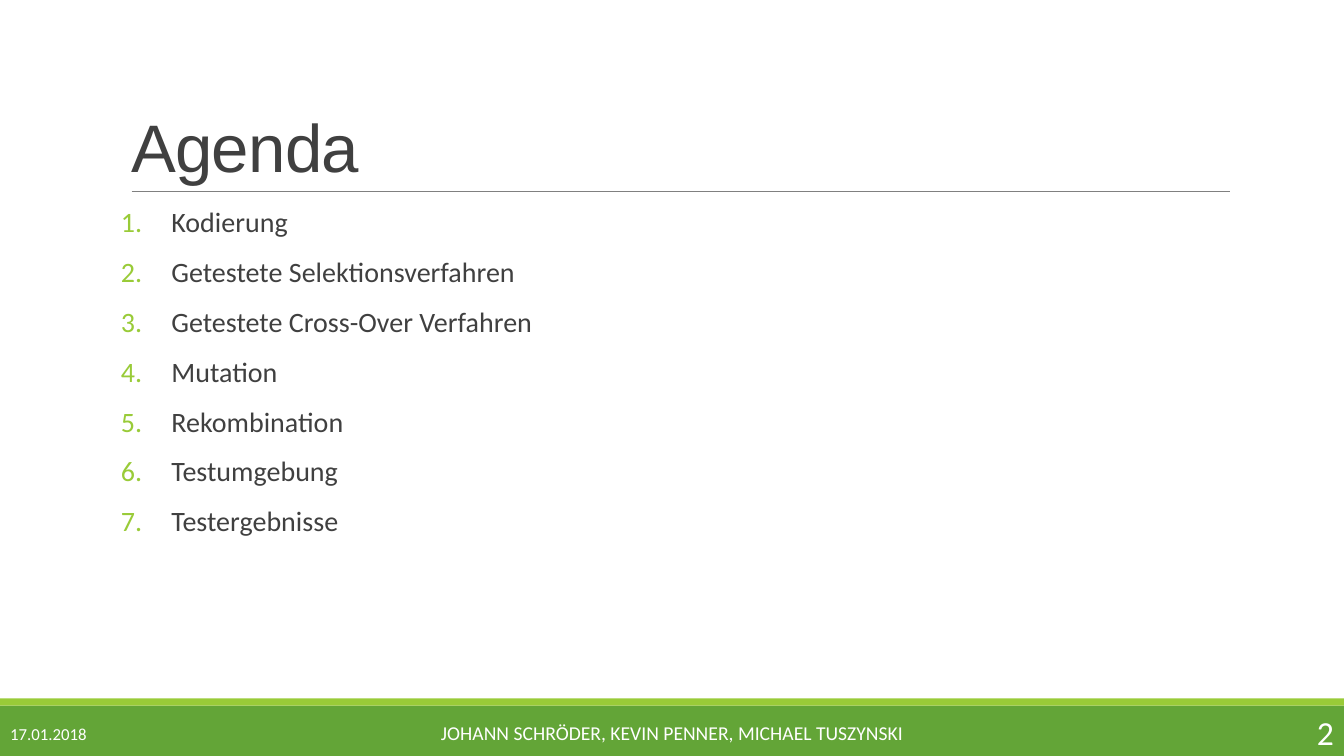
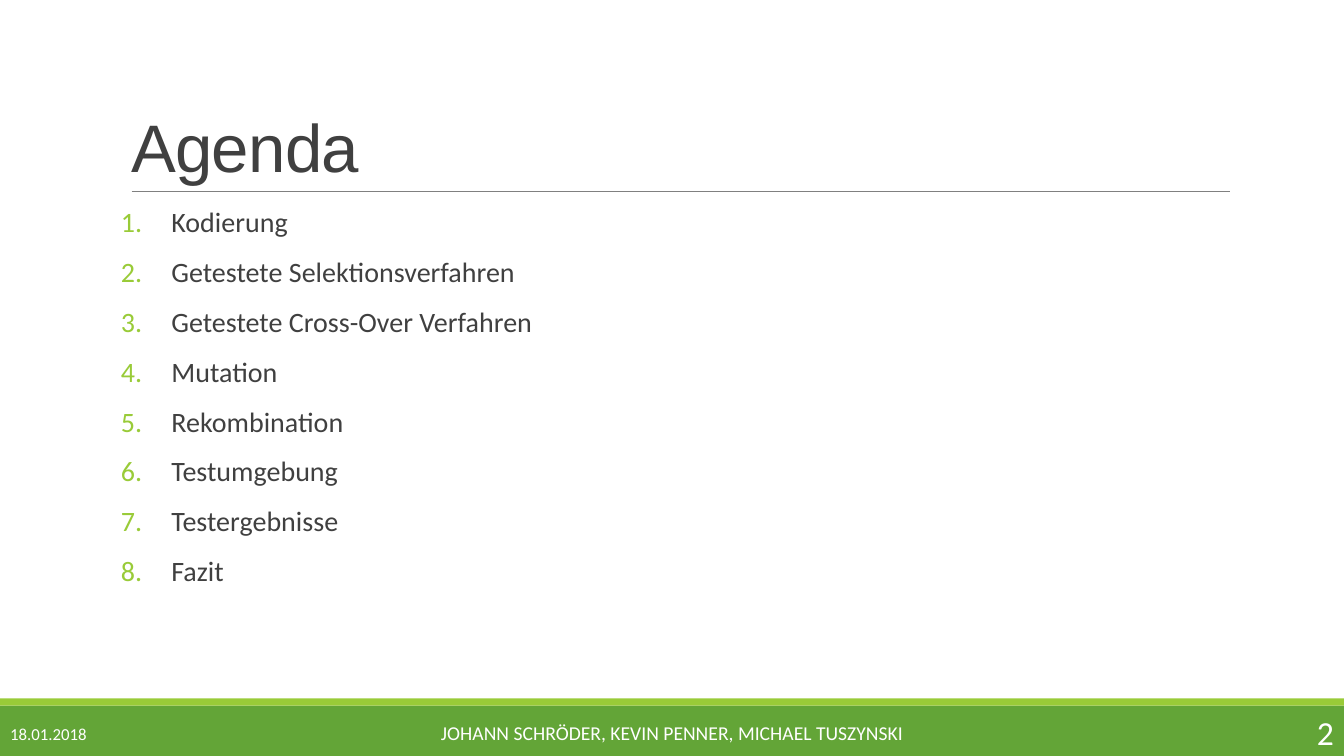
Before and after one commit to jschroeder89/genetic_algorithm, a slide deck: slide 2 of Präsentation/BMO_Genetischer_Algorithmus_JKM.pptx. Drawn at 1344x756 pixels with LibreOffice and Linux fonts; fonts in the diff are those of the drawing. Boxes give left, top, right and bottom in pixels: in the first picture for what was removed or moved away, otherwise in the second. Text is boxed around its words. In the diff, an @@ line names an element or a change of style, - is before the commit and + after.

```diff
--- a/Präsentation/BMO_Genetischer_Algorithmus_JKM.pptx
+++ b/Präsentation/BMO_Genetischer_Algorithmus_JKM.pptx
@@ text at [171, 562, 223, 581]: paragraph added @@
+8. Fazit
@@ text at [10, 728, 86, 740]: text changed @@
-17.01.2018
+18.01.2018
```
Also in this commit, not shown: 17 other slides changed, 2 slides added, 24 other files.
